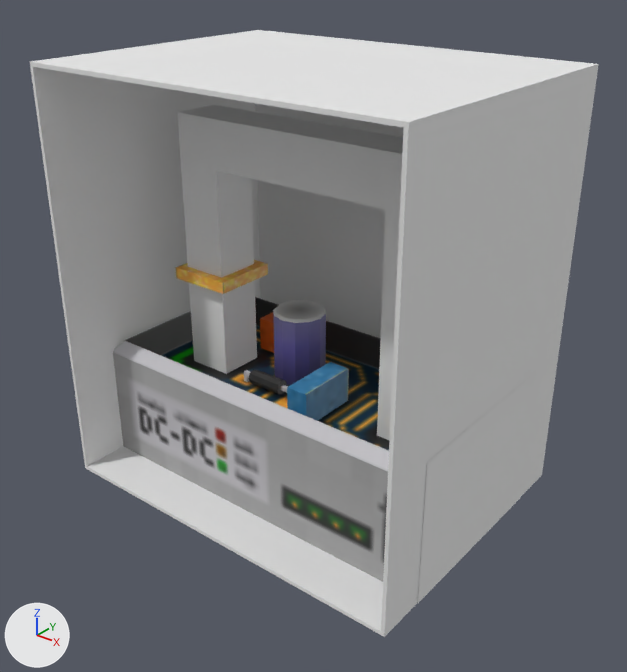
A saved change to the Blender file src/main/resources/assets/eln/model/transformator/transformatorCase.blend.
Both versions are drawn from a 50 mm lens placed at (1.244, -1.549, 0.877), pointed at (0.057, -0.066, -0.043). The lights are fixed; the arrows at lower left show +X, +Y and +Z.

In view in the first picture: 'Case', 'fero', 'maincased', 'sbire'.
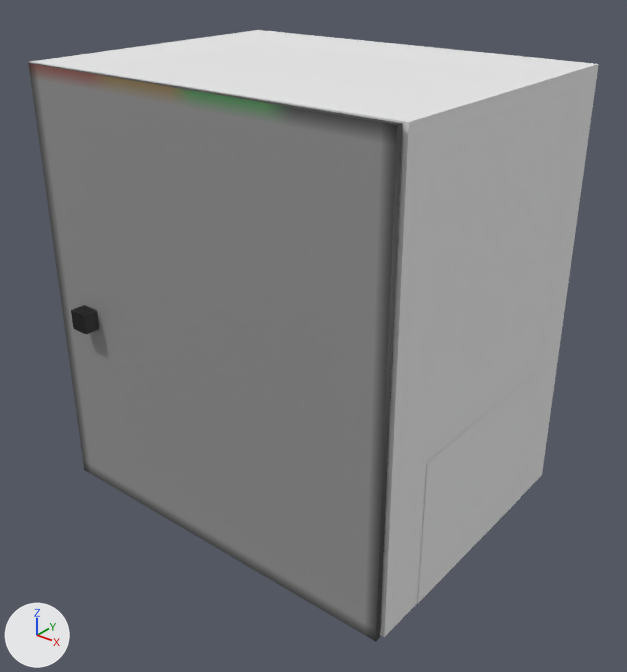
The change in detail:
me_main_003 has 101 vertices, 76 faces and spans x -0.496..0.496, y -0.496..0.25, z -0.494..-0.056.
me_main_003 no longer uses material mat_transformator (picture img_transformator).
me_sbire has 8 vertices, 6 faces and spans x -0.397..-0.223, y -0.087..0.087, z 0.0..0.031.
me_sbire no longer uses material mat_transformator (picture img_transformator).
Object 'DoorR' (ob_doorr) is now shown.

Boxes [x1, y1, x2, y2] around the edits, measured in the pictures (627 x 672 px):
'DoorR', shown
    after: [28, 63, 403, 641]
'maincased', recoloured
    both: [113, 297, 390, 582]
'sbire', recoloured
    both: [175, 260, 268, 294]
'fero', unchanged, covered by the edit
    before: [177, 105, 403, 441]
    after: [389, 137, 403, 441]
